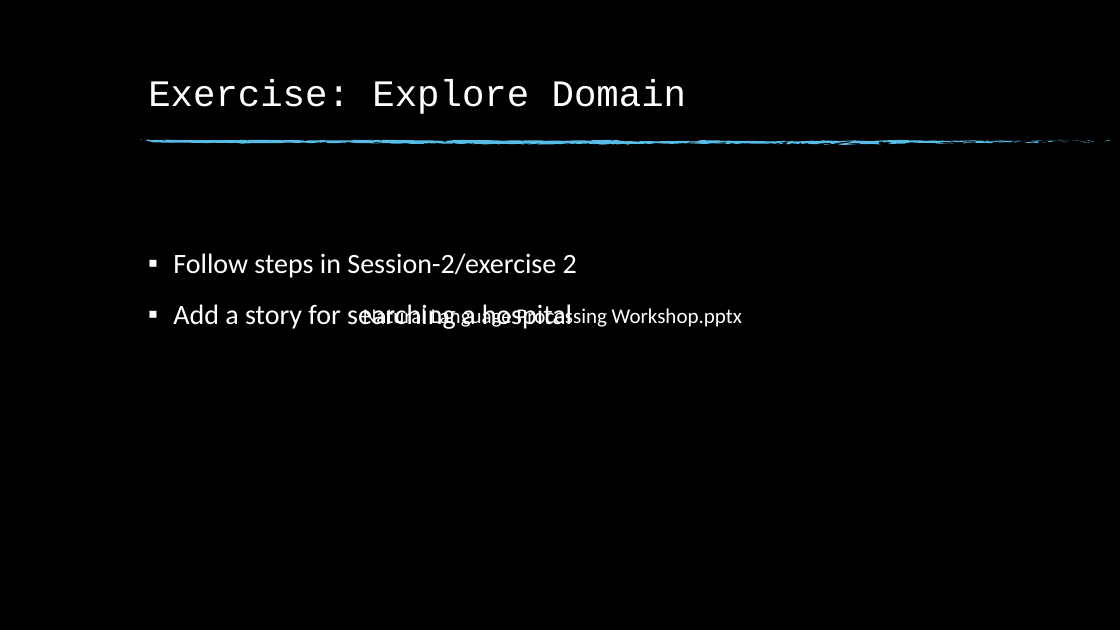
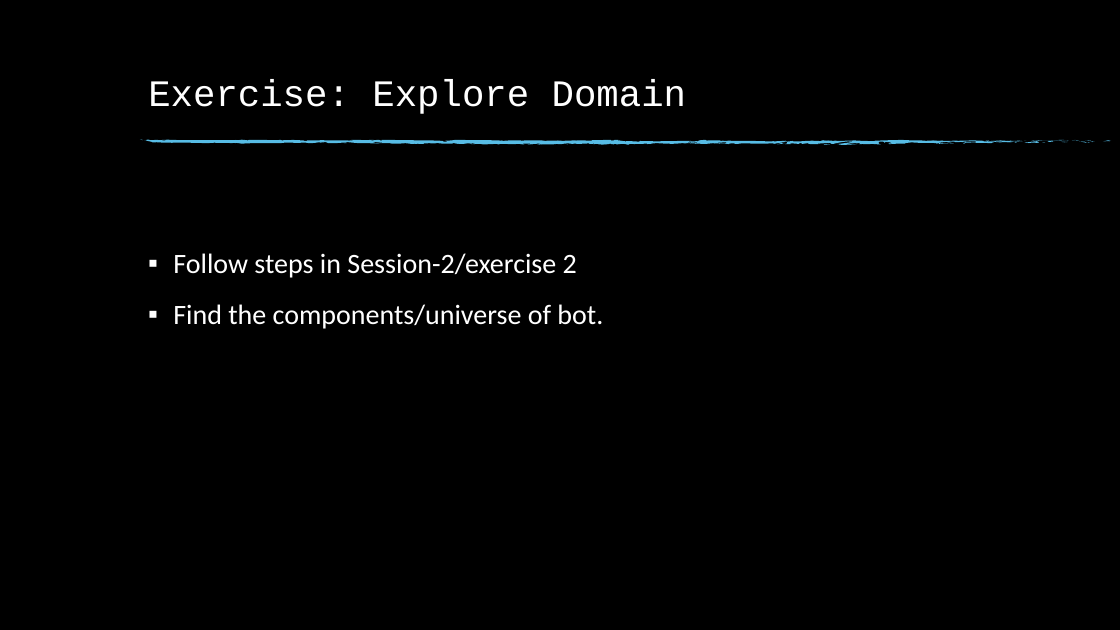
Before and after one commit to dinesh19aug/rasa-workshop, a slide deck: slide 66 of Natural Language Processing Workshop.pptx. Drawn at 1120x630 pixels with LibreOffice and Linux fonts; fonts in the diff are those of the drawing; background and template pictures are left out. Boxes give left, top, right and bottom in pixels: in the first picture for what was removed or moved away, otherwise in the second. Text is boxed around its words. In the diff, an @@ line names an element or a change of style, - is before the commit and + after.

Commit message:
Added exercise 3

```diff
--- a/Natural Language Processing Workshop.pptx
+++ b/Natural Language Processing Workshop.pptx
@@ text at (173,304,603,329): text changed @@
-▪ Add a story for searching a hospital
+▪ Find the components/universe of bot.
@@ text removed at (363,305,742,329) @@
-Natural Language Processing Workshop.pptx
```
Also in this commit, not shown: 3 slides added, 28 other files.
